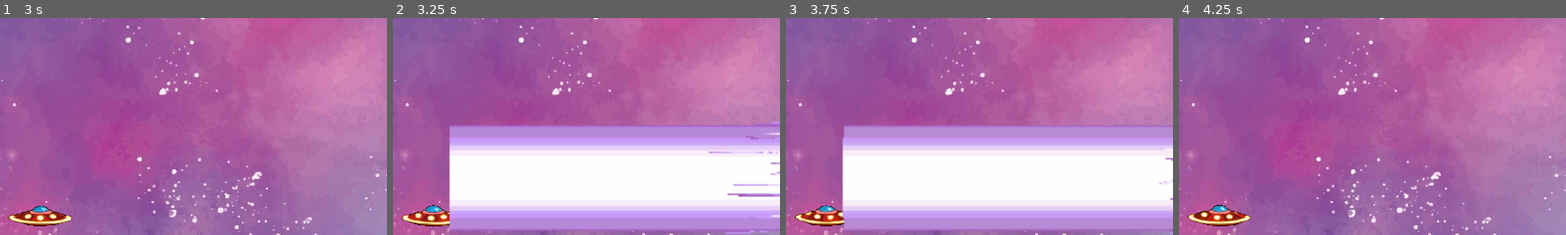
Above: before the commit, frames 1-4 (left to right).
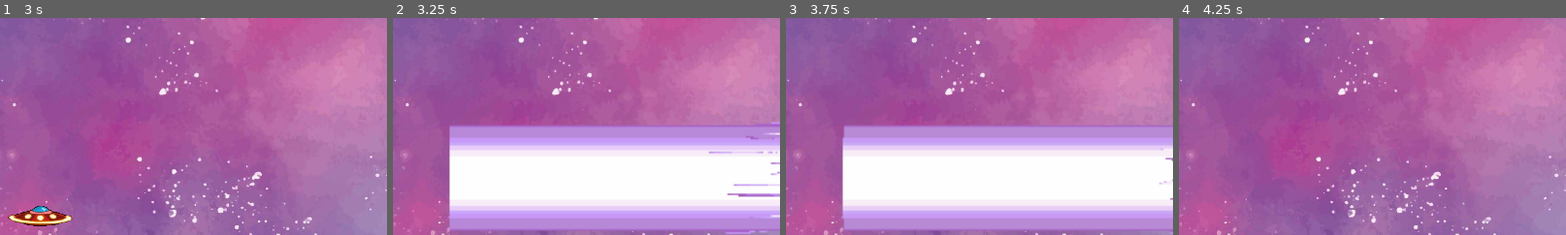
Above: after the commit, the same moments.

Repository: Vynrae06/Space_Shooter
Game: Godot game, scene res://levels/level_easy.tscn
Two runs of this game, one before a commit and one after it. Both use one fixed random seed, a clock stepped at 60 frames per second and the inputs below.
Inputs:
- Up to frame 1 (3 s): no input
- Up to frame 2 (3.25 s): no input
- Up to frame 3 (3.75 s): no input
- Up to frame 4 (4.25 s): no input
The pictures show only the part of the screen within x 7-57%, y 5-55%; the shares and areas given below are measured in that part.

Frame 1 is identical in both runs. In frame 2, 0.8% of the frame differs, in the area x 2-15%, y 86-97%; in frame 3, 0.8%; in frame 4, 1.0%, in the area x 2-19%, y 86-96%.

Commit message:
Boss Attack Enable/Disable Collision

Diff:
--- a/bosses/boss_ufo.gd
+++ b/bosses/boss_ufo.gd
@@ -9,6 +9,7 @@
 	super._ready()
 	$HorizontalAttackCooldown.start()
 
+
 func _process(_delta):
 	if CAN_ATTACK:
 		attack()
@@ -19,7 +20,6 @@
 	$OscillationMovementComponent.set_process(false)
 	$BossAttackHorizontal/BossAttackSprite.visible = true
 	$BossAttackHorizontal/AnimationPlayer.play("laser_beam")
-	# TODO: Turn the collider on at a frame of the attack
 
 func _on_basic_attack_length_timer_timeout():
 	$BossAttackHorizontal/AnimationPlayer.stop()
--- a/bosses/boss_ufo.tscn
+++ b/bosses/boss_ufo.tscn
@@ -109,9 +109,25 @@
 "update": 1,
 "values": [0, 1, 2, 3, 4, 5, 6]
 }
+tracks/1/type = "value"
+tracks/1/imported = false
+tracks/1/enabled = true
+tracks/1/path = NodePath("HitBox/CollisionShape2D:disabled")
+tracks/1/interp = 1
+tracks/1/loop_wrap = true
+tracks/1/keys = {
+"times": PackedFloat32Array(0.1, 0.2),
+"transitions": PackedFloat32Array(1, 1),
+"update": 1,
+"values": [false, true]
+}
+
+[sub_resource type="Animation" id="Animation_t0qqg"]
+length = 0.001
 
 [sub_resource type="AnimationLibrary" id="AnimationLibrary_mooxt"]
 _data = {
+"RESET": SubResource("Animation_t0qqg"),
 "laser_beam": SubResource("Animation_lprig")
 }
 
@@ -153,18 +169,16 @@
 position = Vector2(-788, 0)
 metadata/_edit_group_ = true
 
-[node name="Cooldown" parent="BossAttackHorizontal" index="0"]
-wait_time = 4.0
-
-[node name="BossAttackSprite" parent="BossAttackHorizontal" index="2"]
+[node name="BossAttackSprite" parent="BossAttackHorizontal" index="1"]
 position = Vector2(-1.09653, -0.5)
 rotation = 3.14159
 scale = Vector2(3.84828, 3.84828)
 texture = ExtResource("7_1ij0g")
 hframes = 5
 vframes = 3
+frame = 4
 
-[node name="AnimationPlayer" parent="BossAttackHorizontal" index="3"]
+[node name="AnimationPlayer" parent="BossAttackHorizontal" index="2"]
 libraries = {
 "": SubResource("AnimationLibrary_mooxt")
 }
--- a/components/boss_attack_component.tscn
+++ b/components/boss_attack_component.tscn
@@ -1,8 +1,6 @@
 [gd_scene format=3 uid="uid://2grtpdddiryx"]
 
 [node name="BossAttackComponent" type="Node2D"]
-
-[node name="Cooldown" type="Timer" parent="."]
 
 [node name="Duration" type="Timer" parent="."]
 
@@ -12,5 +10,7 @@
 [node name="AnimationPlayer" type="AnimationPlayer" parent="."]
 
 [node name="HitBox" type="Area2D" parent="."]
+collision_layer = 8
 
 [node name="CollisionShape2D" type="CollisionShape2D" parent="HitBox"]
+disabled = true
Not shown: 1 places in bosses/boss_ufo.tscn that only renumber resources
